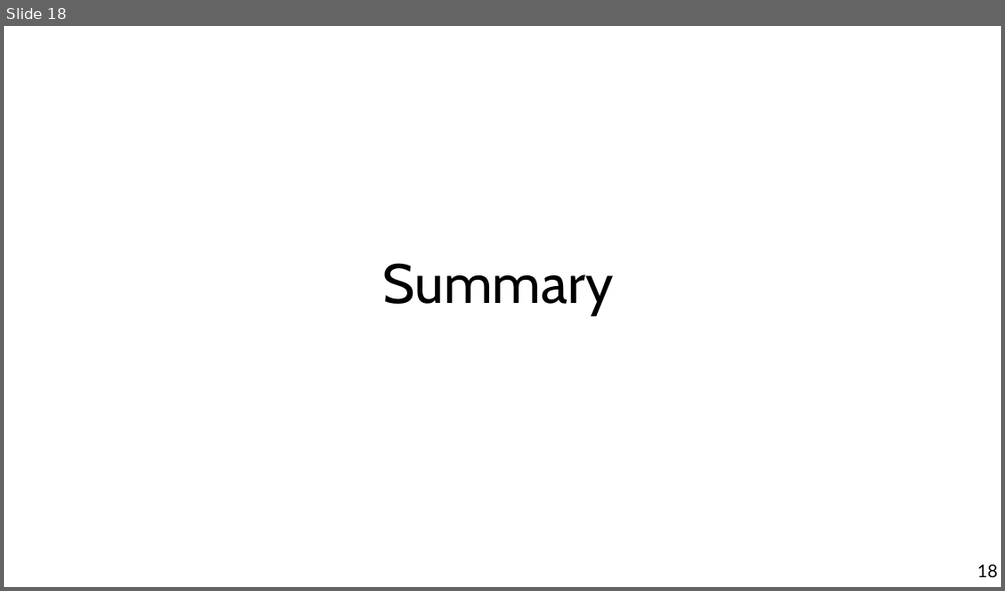
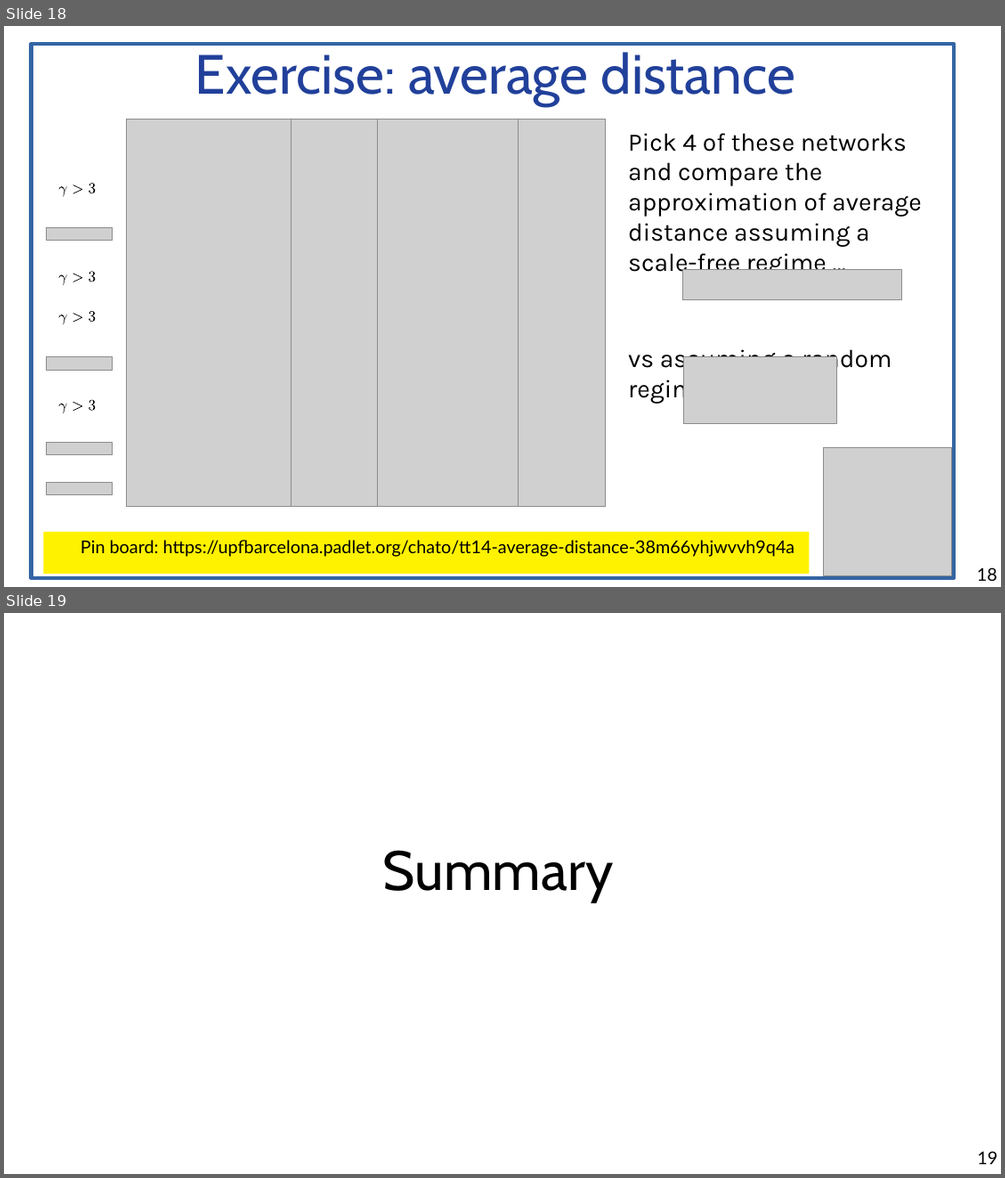
Before and after one commit to chatox/networks-science-course, a slide deck: theory/odp/tt14-distances_scale_free_nets.odp. Shown one above the other, each under a label of ours: slide 18 before the commit, slides 18 and 19 after it. The pictures are 1005x591 and 1005x1178 pixels, drawn with LibreOffice and Linux fonts; fonts in the diff are those of the drawing; grey boxes stand for pictures. Boxes give left, top, right and bottom in pixels: in the first picture for what was removed or moved away, otherwise in the second. Text is boxed around its words. In the diff, an @@ line names an element or a change of style, - is before the commit and + after.

Commit message:
distance regimes exercise

```diff
--- a/theory/odp/tt14-distances_scale_free_nets.odp
+++ b/theory/odp/tt14-distances_scale_free_nets.odp
@@ slide 18 added at <box>4,26,1001,587</box>, background #FFFFFF @@
@@ rectangle added at <box>31,44,954,578</box>, outline #3465A4 3 pt @@
@@ title added at <box>195,52,795,106</box>, 44 pt, text #21409A @@
+Exercise: average distance
@@ group added at <box>126,119,606,507</box>: 4 pictures @@
@@ text added at <box>628,133,921,373</box>, 20 pt, text #000000 @@
+Pick 4 of these networks and compare the approximation of average distance assuming a scale-free regime …
+vs assuming a random regime ...
@@ group added at <box>58,183,96,196</box>: 4 freeform shapes @@
@@ picture added at <box>47,228,113,240</box> @@
@@ group added at <box>58,271,96,285</box>: 4 freeform shapes @@
@@ picture added at <box>682,269,901,299</box> @@
@@ group added at <box>58,311,96,324</box>: 4 freeform shapes @@
@@ picture added at <box>47,357,113,370</box> @@
@@ picture added at <box>684,356,837,423</box> @@
@@ group added at <box>58,400,96,413</box>: 4 freeform shapes @@
@@ picture added at <box>47,443,113,455</box> @@
@@ picture added at <box>824,448,951,575</box> @@
@@ picture added at <box>47,482,113,494</box> @@
@@ rectangle added at <box>44,532,809,574</box>, fill #FFF200, 14 pt, text #000000 @@
+Pin board: https://upfbarcelona.padlet.org/chato/tt14-average-distance-38m66yhjwvvh9q4a
@@ page number added at <box>977,567,997,580</box>, 14 pt, text #000000 @@
+18
@@ what was slide 18 is now slide 19 @@
@@ page number at <box>977,1151,997,1164</box>: text changed @@
-18
+19
```
Also in this commit, not shown: 2 slides changed, 2 other files.
